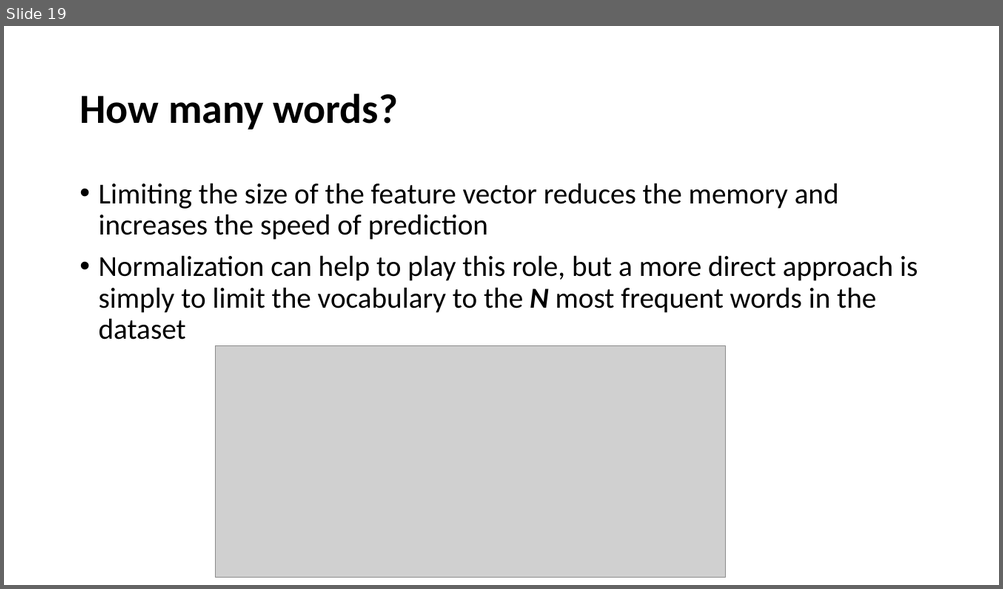
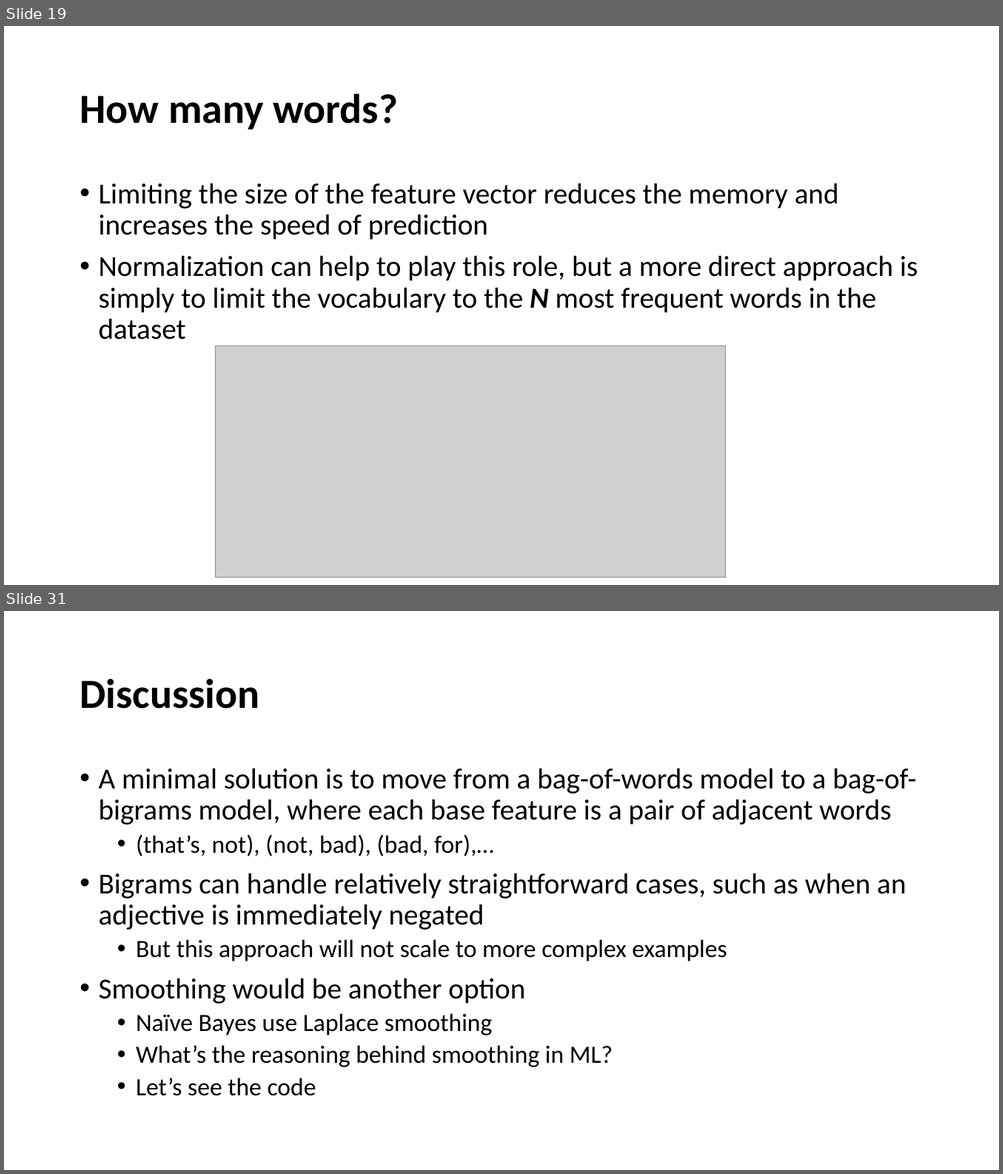
Before and after one commit to YeabinMoonEcon/BUS211, a slide deck: BUS243_NLP/lecture_notes/Lecture2.pptx. Shown one above the other, each under a label of ours: slide 19 before the commit, slides 19 and 31 after it; the slides between them are not shown. The pictures are 1003x589 and 1003x1174 pixels, drawn with LibreOffice and Linux fonts; fonts in the diff are those of the drawing; grey boxes stand for pictures. Boxes give left, top, right and bottom in pixels: in the first picture for what was removed or moved away, otherwise in the second. Text is boxed around its words. In the diff, an @@ line names an element or a change of style, - is before the commit and + after.

```diff
--- a/BUS243_NLP/lecture_notes/Lecture2.pptx
+++ b/BUS243_NLP/lecture_notes/Lecture2.pptx
@@ slide 31 added at (4, 611, 999, 1170), background #FFFFFF @@
@@ title added at (79, 678, 259, 709), 40 pt, text #000000, bold @@
+Discussion
@@ text added at (99, 768, 916, 1096), 28 pt, text #000000 @@
+• A minimal solution is to move from a bag-of-words model to a bag-of-bigrams model, where each base feature is a pair of adjacent words
+  • (that’s, not), (not, bad), (bad, for),…
+• Bigrams can handle relatively straightforward cases, such as when an adjective is immediately negated
+  • But this approach will not scale to more complex examples
+• Smoothing would be another option
+  • Naïve Bayes use Laplace smoothing
+  • What’s the reasoning behind smoothing in ML?
+  • Let’s see the code
```
Also in this commit, not shown: 2 slides changed, 10 other slides added, 2 slides removed, 3 other files.
